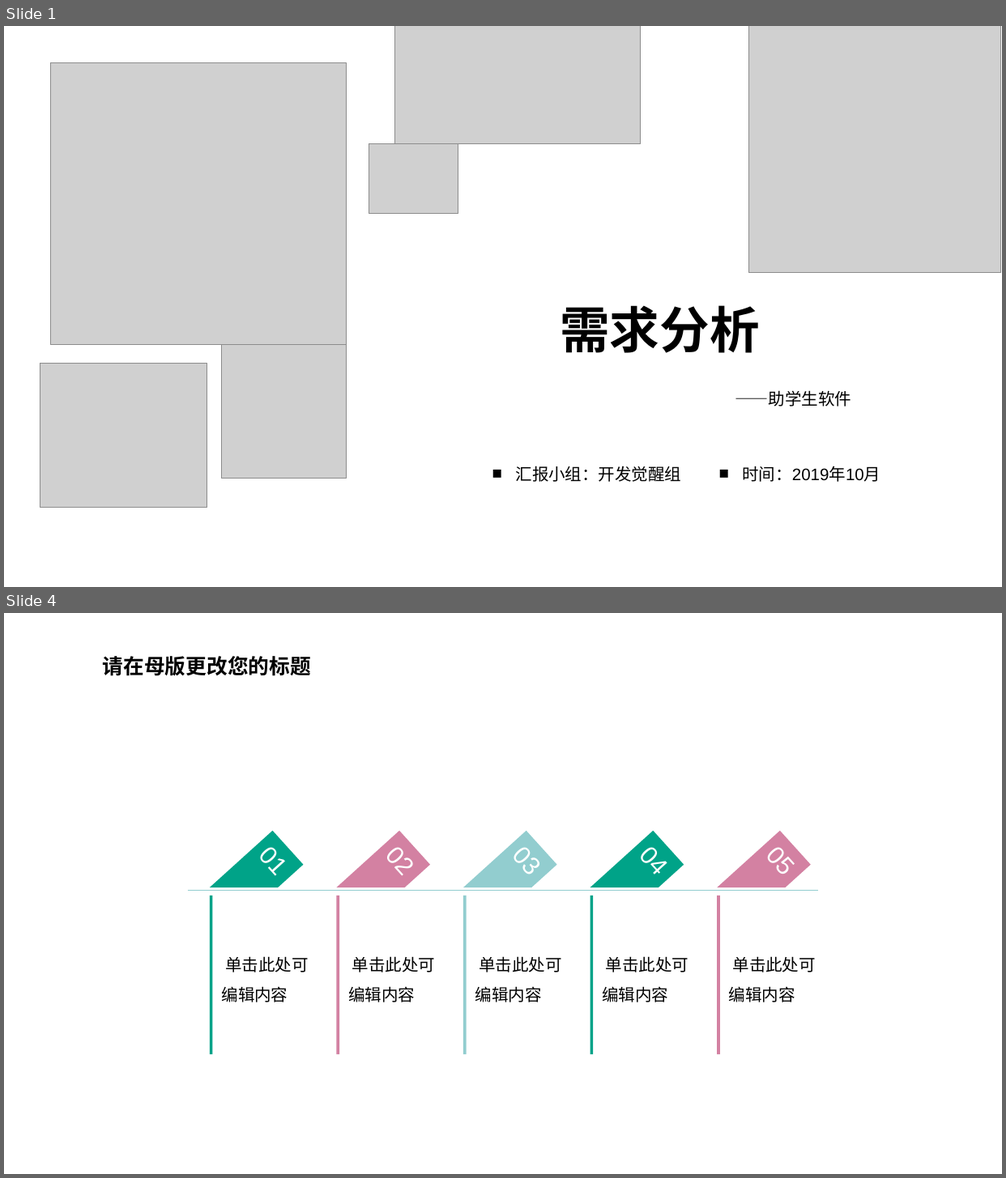
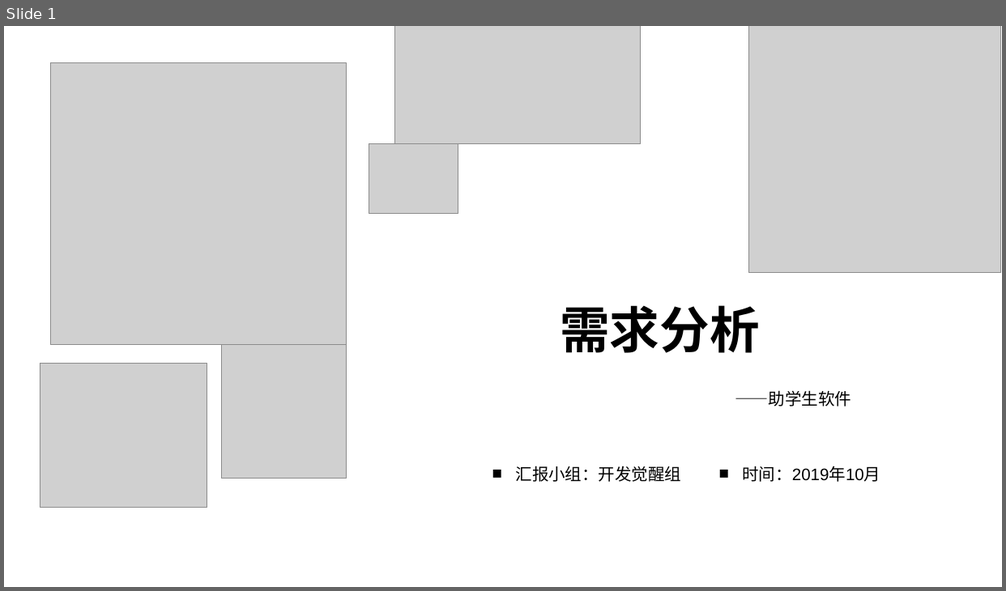
Before and after one commit to SoftwareDevelopmentPractice/DevolopingDocuments, a slide deck: 项目文档/需求分析.pptx. Shown one above the other, each under a label of ours: slides 1 and 4 before the commit, slide 1 after it; the slides between them are not shown. The pictures are 1006x1178 and 1006x591 pixels, drawn with LibreOffice and Linux fonts; fonts in the diff are those of the drawing; grey boxes stand for pictures; background and template pictures are left out. Boxes give left, top, right and bottom in pixels: in the first picture for what was removed or moved away, otherwise in the second. Text is boxed around its words. In the diff, an @@ line names an element or a change of style, - is before the commit and + after.

Commit message:
需求分析ppt已大致完成
还差uml图和一点点文字内容，就完成了。

```diff
--- a/项目文档/需求分析.pptx
+++ b/项目文档/需求分析.pptx
@@ slide 4 removed at [4, 613, 1002, 1174], background picture (left out) @@
@@ text removed at [103, 656, 311, 676] @@
-请在母版更改您的标题
@@ freeform shape removed at [210, 831, 304, 922] @@
-01
@@ freeform shape removed at [336, 831, 430, 922] @@
-02
@@ freeform shape removed at [464, 831, 557, 922] @@
-03
@@ freeform shape removed at [590, 831, 684, 922] @@
-04
@@ freeform shape removed at [718, 831, 811, 922] @@
-05
@@ line removed from (187, 891) to (819, 891) @@
@@ rectangle removed at [210, 896, 213, 1055] @@
@@ rectangle removed at [336, 896, 339, 1055] @@
@@ rectangle removed at [463, 896, 467, 1055] @@
@@ rectangle removed at [590, 896, 593, 1055] @@
@@ rectangle removed at [718, 896, 720, 1055] @@
@@ text removed at [222, 956, 308, 1003] @@
-单击此处可编辑内容
@@ text removed at [348, 956, 435, 1003] @@
-单击此处可编辑内容
@@ text removed at [475, 956, 561, 1003] @@
-单击此处可编辑内容
@@ text removed at [602, 956, 688, 1003] @@
-单击此处可编辑内容
@@ text removed at [729, 956, 816, 1003] @@
-单击此处可编辑内容
```
Also in this commit, not shown: 18 slides changed, 6 slides added, 5 other slides removed, 2 other files.
